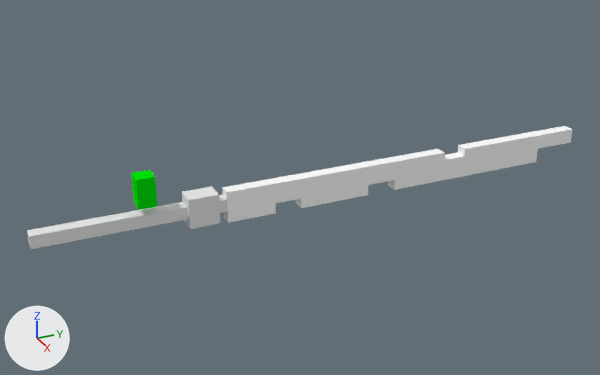
Before and after pictures for a commit that changed the Blender file Unity/Assets/Personagem/InimigosNormais/Esqueleto/Blender/Esqueleto.blend.
Camera for both pictures: a camera (50 mm lens) standing at (46.2, -16.3, 23.2) and looking at (-0.6, 4.8, -0.2). Every picture has the same lights, and +X, +Y and +Z are marked at lower left. The same objects are shown in both versions, whatever each file hides.

The first picture shows 'Espada01', 'Inimigo'.
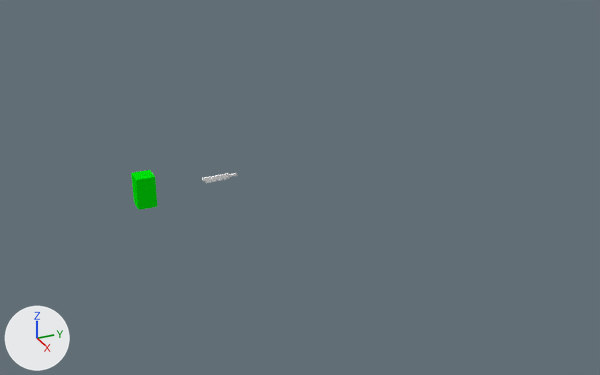
Location of each change, (x1, y1, x2, y2) in pixels of the pictures (600 x 375 px):
'Espada01', moved, turned, rescaled
    before: (27, 126, 573, 249)
    after: (202, 173, 237, 183)

The change, as a list of edits to the scene's bpy script:
```text
Change ob_espada01:
    ob_espada01.location: (0.0, 0.0, 0.0) -> (-0.94, -0.36, 1.43)
    ob_espada01.rotation_euler: (0.0, 0.0, 0.0) -> (0.0, 0.0, -3.142)  # degrees (0, 0, 0) -> degrees (0, 0, -180)
    ob_espada01.scale: (1.0, 1.0, 1.0) -> (0.163, 0.0588, 0.163)
```
